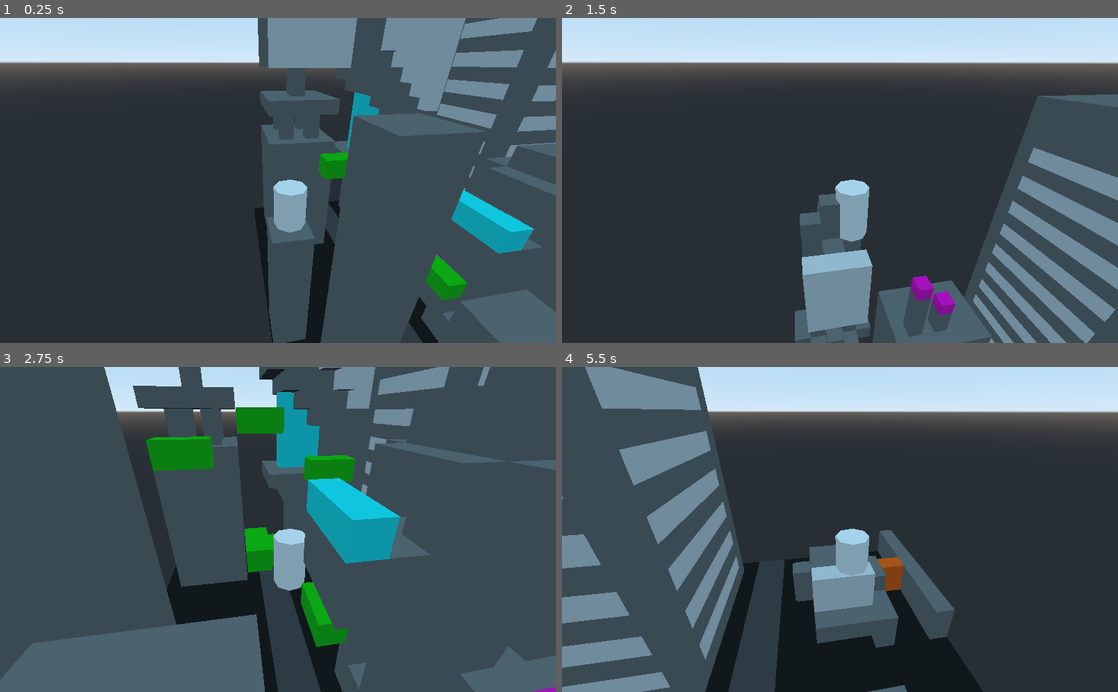
Above: before the commit, frames 1-4 (two rows, left to right).
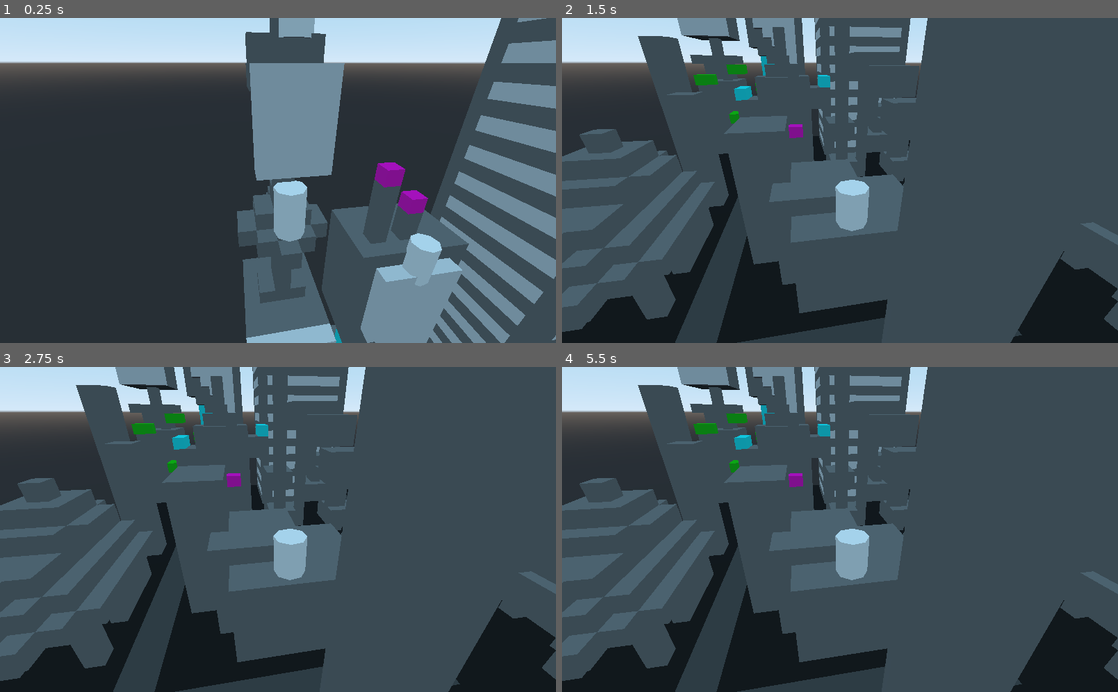
Above: after the commit, the same moments.

Repository: aZaamBie/OutrunDebt
Game: Godot game, scene res://Board.tscn
Two runs of this game, one before a commit and one after it. Both use one fixed random seed, a clock stepped at 60 frames per second and the inputs below.
Inputs (mouse positions are in pixels of both pictures, inside the frame that each line leads up to):
- Up to frame 1 (0.25 s): no input
- Up to frame 2 (1.5 s): move the mouse to (962, 164) at 0.52 s; click (962, 164) at 0.67 s; move the mouse to (728, 196) at 1.27 s; click (728, 196) at 1.42 s
- Up to frame 3 (2.75 s): move the mouse to (333, 458) at 2.02 s; click (333, 458) at 2.17 s
- Up to frame 4 (5.5 s): move the mouse to (812, 594) at 2.77 s; click (812, 594) at 2.92 s; move the mouse to (1006, 578) at 3.52 s; click (1006, 578) at 3.67 s; move the mouse to (673, 480) at 4.27 s; click (673, 480) at 4.42 s; move the mouse to (867, 529) at 5.02 s; click (867, 529) at 5.17 s

The runs differ from the first frame. In frame 1, 40% of the frame differs, in the area x 42-100%, y 0-100%; in frame 2, 73%; in frame 3, 46%; in frame 4, 78%, in the area x 0-100%, y 0-100%.
Error after the commit: Invalid get index '51' (on base: 'Array'). (res://TurnManager.gd:25)

Commit message:
better turns, still glitchy

Diff:
--- a/Player.gd
+++ b/Player.gd
@@ -1,15 +1,18 @@
 extends PathFollow
 
-export var SPEED = 20
-var target_offset = 0
+export var SPEED = 5
+var is_moving = false
+var target_offset = BoardPlaces.boardplaces[1]
 onready var banker = get_node("root/Board/Banker")
 
 func _ready():
+	set_offset(BoardPlaces.boardplaces[0])
 	$Finances.connect("pay_rent", banker, "_on_player_pay_rent")
 	$Finances.connect("buy_property", banker, "_on_player_buy_property")
 
 func _process(delta):
-	if target_offset > offset:
-		set_offset(max(offset + SPEED * delta, target_offset))
-	elif target_offset < offset:
-		set_offset(offset + SPEED * delta)
+	if is_moving:
+		if target_offset > offset:
+			set_offset(max(offset + SPEED * delta, target_offset))
+		elif target_offset < offset:
+			set_offset(offset + SPEED * delta)
--- a/TurnManager.gd
+++ b/TurnManager.gd
@@ -6,17 +6,22 @@
 
 func _ready():
 	current_player = path.get_node("Player1")
+	current_player.is_moving = true
 	current_player_num = 1
 
 func _process(delta):
-	if current_player.offset == current_player.target_offset:
+	if int(current_player.offset) == int(current_player.target_offset):
 		current_player.get_node("Camera").set_current(false)
+		current_player.is_moving = false
 		current_player_num += 1
 		if current_player_num > 4:
 			current_player_num = 1
 		current_player = path.get_node("Player" + str(current_player_num))
 
 		var steps = randi() % 6 + 1
-		var index = BoardPlaces.boardplaces.find(current_player.offset) + steps
+		print(BoardPlaces.boardplaces.find(current_player.target_offset))
+		var index = BoardPlaces.boardplaces.find(current_player.target_offset) + steps
+		print(index)
 		current_player.target_offset = BoardPlaces.boardplaces[index]
 		current_player.get_node("Camera").set_current(true)
+		current_player.is_moving = true
